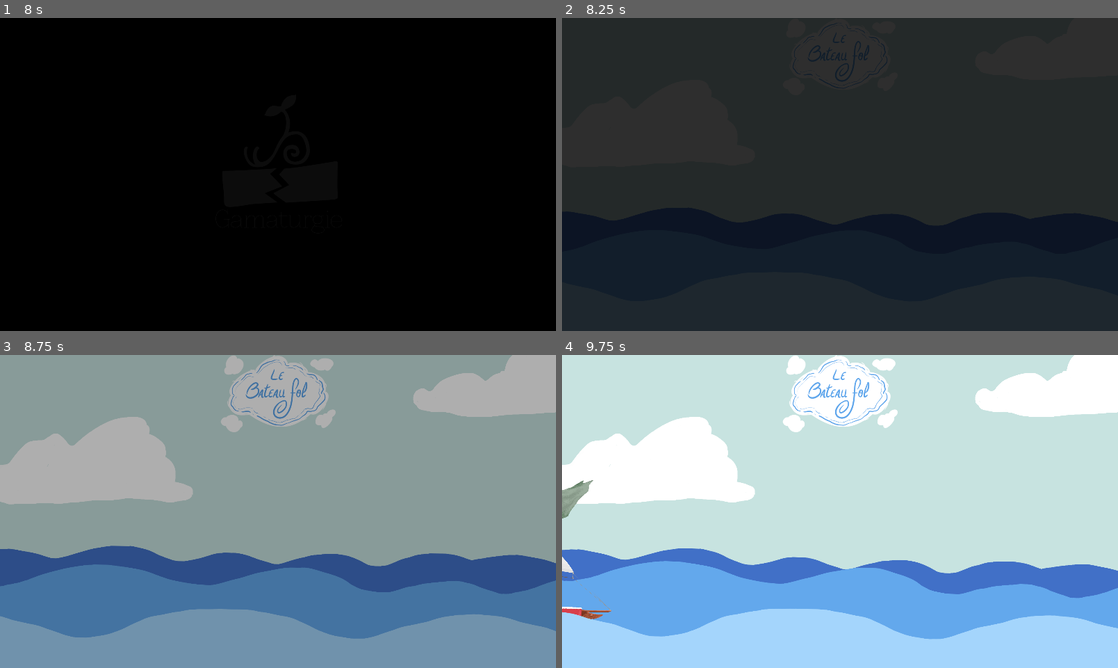
Above: before the commit, frames 1-4 (two rows, left to right).
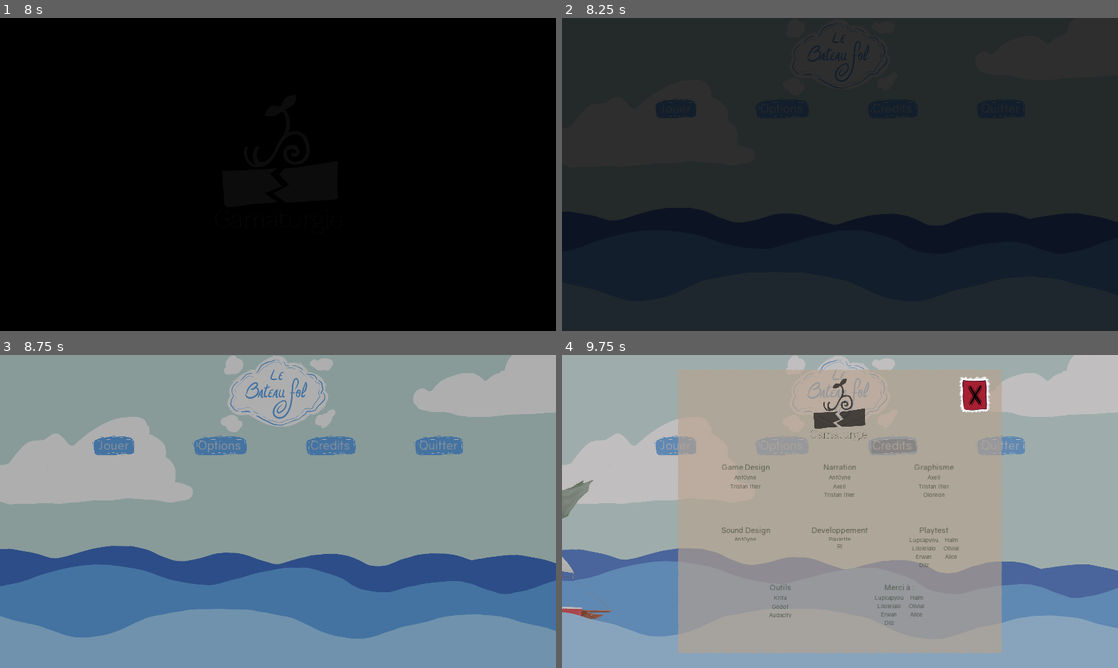
Above: after the commit, the same moments.

Repository: EmissaireBouc/BateauJardin2
Game: Godot game, scene res://Main_Scene_Logo.tscn
Same seed, same stepped clock (60 frames per second), same inputs: the game is played once before the commit and once after it. Sound files missing from this copy of the repository are replaced by a short silence.
Inputs (mouse positions are in pixels of both pictures, inside the frame that each line leads up to):
- Up to frame 1 (8 s): tap Enter (ui_accept) at 0.5, 0.77, 1.25, 1.52, 2, 2.75, 3.02, 3.77, 4.52, 5.75, 6.02, 6.5, 6.77, 7.52 s; move the mouse to (400, 158) at 0.52 s; hold Right (ui_right) 0.53-1.28 s; click (400, 158) at 0.67 s; move the mouse to (166, 190) at 1.27 s; hold Down (ui_down) 1.28-2.03 s; click (166, 190) at 1.42 s; move the mouse to (333, 105) at 2.02 s; hold Right (ui_right) 2.03-2.78 s; click (333, 105) at 2.17 s; move the mouse to (250, 237) at 2.77 s; hold Up (ui_up) 2.78-3.53 s; click (250, 237) at 2.92 s; move the mouse to (444, 221) at 3.52 s; hold Left (ui_left) 3.53-5.03 s; click (444, 221) at 3.67 s; move the mouse to (111, 127) at 4.27 s; click (111, 127) at 4.42 s; move the mouse to (305, 174) at 5.02 s; hold Down (ui_down) 5.03-5.78 s; click (305, 174) at 5.17 s; move the mouse to (194, 96) at 5.77 s; hold Right (ui_right) 5.78-6.53 s; click (194, 96) at 5.92 s; move the mouse to (400, 158) at 6.52 s; hold Up (ui_up) 6.53-7.28 s; click (400, 158) at 6.67 s; move the mouse to (166, 190) at 7.27 s; hold Right (ui_right) from 7.28 s (still down); click (166, 190) at 7.42 s
- Up to frame 2 (8.25 s): move the mouse to (895, 105) at 8.02 s; release Right (ui_right) at 8.03 s; hold Down (ui_down) from 8.03 s (still down); click (895, 105) at 8.17 s
- Up to frame 3 (8.75 s): keep holding Down (ui_down)
- Up to frame 4 (9.75 s): release Down (ui_down) at 8.75 s; click (784, 445) at 8.75 s, where only the run after the commit has a clickable "Options"; click (890, 445) at 9.5 s, where only the run after the commit has a clickable "Credits"

Frame 1 is identical in both runs. In frame 2, 0.3% of the frame differs, in the area x 16-25%, y 25-32%; in frame 3, 2.0%; in frame 4, 100%, in the area x 0-100%, y 0-100%.

Commit message:
peaufinage credit et menu principal

Diff:
--- a/godotScene/Scenes/Systeme/Credits.tscn
+++ b/godotScene/Scenes/Systeme/Credits.tscn
@@ -93,21 +93,21 @@
 margin_right = 1520.0
 margin_bottom = 1030.0
 custom_constants/margin_right = 75
-custom_constants/margin_top = 50
+custom_constants/margin_top = 25
 custom_constants/margin_left = 75
-custom_constants/margin_bottom = 50
+custom_constants/margin_bottom = 25
 
 [node name="VBoxContainer" type="VBoxContainer" parent="Marge1/Marge1-1"]
 margin_left = 75.0
-margin_top = 50.0
+margin_top = 25.0
 margin_right = 1045.0
-margin_bottom = 930.0
+margin_bottom = 955.0
 
 [node name="Logo" type="RichTextLabel" parent="Marge1/Marge1-1/VBoxContainer"]
 margin_right = 970.0
-margin_bottom = 289.0
-size_flags_vertical = 3
-size_flags_stretch_ratio = 1.5
+margin_bottom = 262.0
+size_flags_vertical = 3
+size_flags_stretch_ratio = 1.2
 custom_fonts/mono_font = ExtResource( 2 )
 custom_fonts/bold_italics_font = ExtResource( 2 )
 custom_fonts/italics_font = ExtResource( 2 )
@@ -120,15 +120,17 @@
 scroll_active = false
 
 [node name="HBoxContainer" type="HBoxContainer" parent="Marge1/Marge1-1/VBoxContainer"]
-margin_top = 293.0
-margin_right = 970.0
-margin_bottom = 485.0
+margin_top = 266.0
+margin_right = 970.0
+margin_bottom = 484.0
+grow_horizontal = 0
+grow_vertical = 0
 size_flags_horizontal = 3
 size_flags_vertical = 3
 
 [node name="GD" type="RichTextLabel" parent="Marge1/Marge1-1/VBoxContainer/HBoxContainer"]
 margin_right = 320.0
-margin_bottom = 192.0
+margin_bottom = 218.0
 size_flags_horizontal = 3
 size_flags_vertical = 3
 theme = SubResource( 5 )
@@ -155,7 +157,7 @@
 [node name="Narration" type="RichTextLabel" parent="Marge1/Marge1-1/VBoxContainer/HBoxContainer"]
 margin_left = 324.0
 margin_right = 644.0
-margin_bottom = 192.0
+margin_bottom = 218.0
 size_flags_horizontal = 3
 size_flags_vertical = 3
 theme = SubResource( 5 )
@@ -186,7 +188,7 @@
 [node name="Graphisme" type="RichTextLabel" parent="Marge1/Marge1-1/VBoxContainer/HBoxContainer"]
 margin_left = 648.0
 margin_right = 970.0
-margin_bottom = 192.0
+margin_bottom = 218.0
 size_flags_horizontal = 3
 size_flags_vertical = 3
 theme = SubResource( 5 )
@@ -213,25 +215,26 @@
 scroll_active = false
 
 [node name="HBoxContainer2" type="HBoxContainer" parent="Marge1/Marge1-1/VBoxContainer"]
-margin_top = 489.0
-margin_right = 970.0
-margin_bottom = 681.0
+margin_top = 488.0
+margin_right = 970.0
+margin_bottom = 706.0
+grow_horizontal = 0
+grow_vertical = 0
 size_flags_horizontal = 3
 size_flags_vertical = 3
 
 [node name="Sound Design" type="RichTextLabel" parent="Marge1/Marge1-1/VBoxContainer/HBoxContainer2"]
 margin_right = 320.0
-margin_bottom = 192.0
-size_flags_horizontal = 3
-size_flags_vertical = 3
-theme = SubResource( 5 )
-custom_fonts/mono_font = ExtResource( 4 )
-custom_fonts/bold_italics_font = ExtResource( 4 )
-custom_fonts/italics_font = ExtResource( 4 )
-custom_fonts/bold_font = ExtResource( 5 )
-custom_fonts/normal_font = ExtResource( 4 )
-custom_colors/default_color = Color( 0.152941, 0.196078, 0.14902, 1 )
-custom_constants/line_separation = 6
+margin_bottom = 218.0
+size_flags_horizontal = 3
+size_flags_vertical = 3
+theme = SubResource( 5 )
+custom_fonts/mono_font = ExtResource( 4 )
+custom_fonts/bold_italics_font = ExtResource( 4 )
+custom_fonts/italics_font = ExtResource( 4 )
+custom_fonts/bold_font = ExtResource( 5 )
+custom_fonts/normal_font = ExtResource( 4 )
+custom_colors/default_color = Color( 0.152941, 0.196078, 0.14902, 1 )
 bbcode_enabled = true
 bbcode_text = "[center]
 [b]Sound Design[/b]
@@ -246,17 +249,16 @@
 [node name="Developpement" type="RichTextLabel" parent="Marge1/Marge1-1/VBoxContainer/HBoxContainer2"]
 margin_left = 324.0
 margin_right = 644.0
-margin_bottom = 192.0
-size_flags_horizontal = 3
-size_flags_vertical = 3
-theme = SubResource( 5 )
-custom_fonts/mono_font = ExtResource( 4 )
-custom_fonts/bold_italics_font = ExtResource( 4 )
-custom_fonts/italics_font = ExtResource( 4 )
-custom_fonts/bold_font = ExtResource( 5 )
-custom_fonts/normal_font = ExtResource( 4 )
-custom_colors/default_color = Color( 0.152941, 0.196078, 0.14902, 1 )
-custom_constants/line_separation = 6
+margin_bottom = 218.0
+size_flags_horizontal = 3
+size_flags_vertical = 3
+theme = SubResource( 5 )
+custom_fonts/mono_font = ExtResource( 4 )
+custom_fonts/bold_italics_font = ExtResource( 4 )
+custom_fonts/italics_font = ExtResource( 4 )
+custom_fonts/bold_font = ExtResource( 5 )
+custom_fonts/normal_font = ExtResource( 4 )
+custom_colors/default_color = Color( 0.152941, 0.196078, 0.14902, 1 )
 bbcode_enabled = true
 bbcode_text = "[center]
 [b]Developpement[/b]
@@ -275,44 +277,44 @@
 [node name="Playtest" type="RichTextLabel" parent="Marge1/Marge1-1/VBoxContainer/HBoxContainer2"]
 margin_left = 648.0
 margin_right = 970.0
-margin_bottom = 192.0
-size_flags_horizontal = 3
-size_flags_vertical = 3
-theme = SubResource( 5 )
-custom_fonts/mono_font = ExtResource( 4 )
-custom_fonts/bold_italics_font = ExtResource( 4 )
-custom_fonts/italics_font = ExtResource( 4 )
-custom_fonts/bold_font = ExtResource( 5 )
-custom_fonts/normal_font = ExtResource( 4 )
-custom_colors/default_color = Color( 0.152941, 0.196078, 0.14902, 1 )
-custom_constants/table_vseparation = 5
+margin_bottom = 218.0
+size_flags_horizontal = 3
+size_flags_vertical = 3
+theme = SubResource( 5 )
+custom_fonts/mono_font = ExtResource( 4 )
+custom_fonts/bold_italics_font = ExtResource( 4 )
+custom_fonts/italics_font = ExtResource( 4 )
+custom_fonts/bold_font = ExtResource( 5 )
+custom_fonts/normal_font = ExtResource( 4 )
+custom_colors/default_color = Color( 0.152941, 0.196078, 0.14902, 1 )
+custom_constants/table_vseparation = 4
 custom_constants/table_hseparation = 10
-custom_constants/line_separation = 6
 bbcode_enabled = true
 bbcode_text = "[center]
 [b]Playtest[/b]
 [table=<2>]
-[cell]Lupcapyou[/cell] [cell]Lilolalelo[/cell]
-[cell]Erwan[/cell] [cell]Olivial[/cell]
-[cell]Dilz[/cell] [cell]Alice[/cell]
+[cell]Lupcapyou[/cell] [cell]Haïm[/cell]
+[cell]Lilolelalo[/cell] [cell]Olivial[/cell]
+[cell]Erwan[/cell] [cell]Alice[/cell]
+[cell]Dilz[/cell]
 [/table]
 [/center]"
 text = "
 Playtest
-LupcapyouLilolaleloErwanOlivialDilzAlice
+LupcapyouHaïmLilolelaloOlivialErwanAliceDilz
 "
 scroll_active = false
 
 [node name="HBoxContainer3" type="HBoxContainer" parent="Marge1/Marge1-1/VBoxContainer"]
-margin_top = 685.0
-margin_right = 970.0
-margin_bottom = 880.0
+margin_top = 710.0
+margin_right = 970.0
+margin_bottom = 930.0
 size_flags_vertical = 7
 custom_constants/separation = -150
 
 [node name="Outils" type="RichTextLabel" parent="Marge1/Marge1-1/VBoxContainer/HBoxContainer3"]
 margin_right = 560.0
-margin_bottom = 195.0
+margin_bottom = 220.0
 size_flags_horizontal = 3
 size_flags_vertical = 3
 theme = SubResource( 5 )
@@ -339,7 +341,7 @@
 [node name="Playtest" type="RichTextLabel" parent="Marge1/Marge1-1/VBoxContainer/HBoxContainer3"]
 margin_left = 410.0
 margin_right = 970.0
-margin_bottom = 195.0
+margin_bottom = 220.0
 size_flags_horizontal = 3
 size_flags_vertical = 3
 theme = SubResource( 5 )
@@ -351,14 +353,16 @@
 custom_colors/default_color = Color( 0.152941, 0.196078, 0.14902, 1 )
 custom_constants/table_vseparation = 4
 custom_constants/table_hseparation = 10
-custom_constants/line_separation = 6
-bbcode_enabled = true
-bbcode_text = "[center][b]Merci à :[/b][table=<2>]
-[cell]Lupcapyou[/cell] [cell]Lilolalelo[/cell]
-[cell]Erwan[/cell] [cell]Olivial[/cell]
-[cell]Dilz[/cell] [cell]Alice[/cell]
+bbcode_enabled = true
+bbcode_text = "[center][b]Merci à :[/b]
+[table=<2>]
+[cell]Lupcapyou[/cell] [cell]Haïm[/cell]
+[cell]Lilolelalo[/cell] [cell]Olivial[/cell]
+[cell]Erwan[/cell] [cell]Alice[/cell]
+[cell]Dilz[/cell]
 [/table][/center]"
-text = "Merci à :LupcapyouLilolaleloErwanOlivialDilzAlice"
+text = "Merci à :
+LupcapyouHaïmLilolelaloOlivialErwanAliceDilz"
 scroll_active = false
 
 [node name="TextureButton" type="TextureButton" parent="."]
--- a/godotScene/Scenes/Systeme/Ecran_Titre.tscn
+++ b/godotScene/Scenes/Systeme/Ecran_Titre.tscn
@@ -192,20 +192,20 @@
 }
 
 [node name="VBoxContainer" type="VBoxContainer" parent="MarginContainer"]
-margin_left = 760.0
-margin_right = 1160.0
-margin_bottom = 273.0
+margin_left = 314.0
+margin_right = 1605.0
+margin_bottom = 349.0
 size_flags_horizontal = 4
 size_flags_vertical = 0
 
 [node name="TextureRect" type="TextureRect" parent="MarginContainer/VBoxContainer"]
-margin_right = 400.0
+margin_left = 445.0
+margin_right = 845.0
 margin_bottom = 273.0
 size_flags_horizontal = 4
 texture = ExtResource( 8 )
 
 [node name="Menu" type="HBoxContainer" parent="MarginContainer/VBoxContainer"]
-visible = false
 margin_top = 277.0
 margin_right = 1291.0
 margin_bottom = 349.0
--- a/godotScene/Scenes/Transition.tscn
+++ b/godotScene/Scenes/Transition.tscn
@@ -59,6 +59,7 @@
 
 [node name="Transition" type="ColorRect"]
 modulate = Color( 1, 1, 1, 0 )
+self_modulate = Color( 0, 0, 0, 1 )
 material = ExtResource( 1 )
 anchor_right = 1.0
 anchor_bottom = 1.0
--- a/godotScene/Scripts/Options.gd
+++ b/godotScene/Scripts/Options.gd
@@ -14,7 +14,9 @@
 func _on_PleinEcran_toggled(button_pressed):
 	OS.window_fullscreen = button_pressed
 	OS.center_window()
-
+	var texture = Texture
+	texture = load("res://Assets/UI/Curseur/curseur_default.png")
+	Input.set_custom_mouse_cursor(texture)
 
 
 func _on_OptionButton_item_selected(id):
